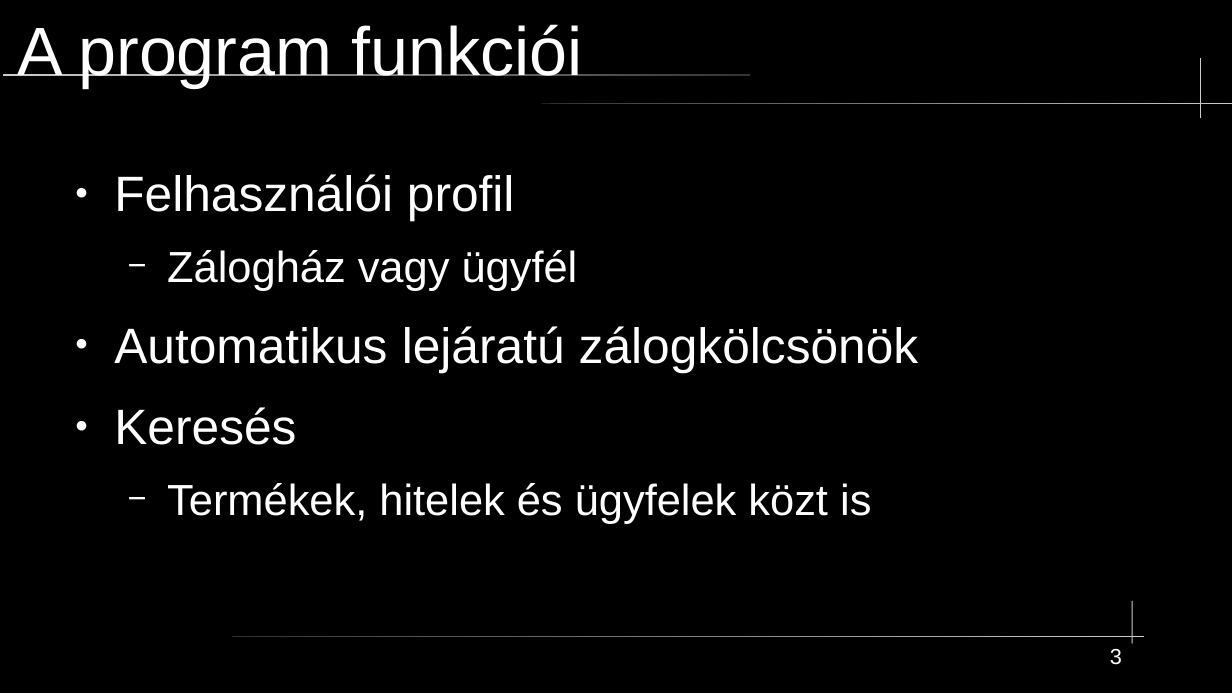
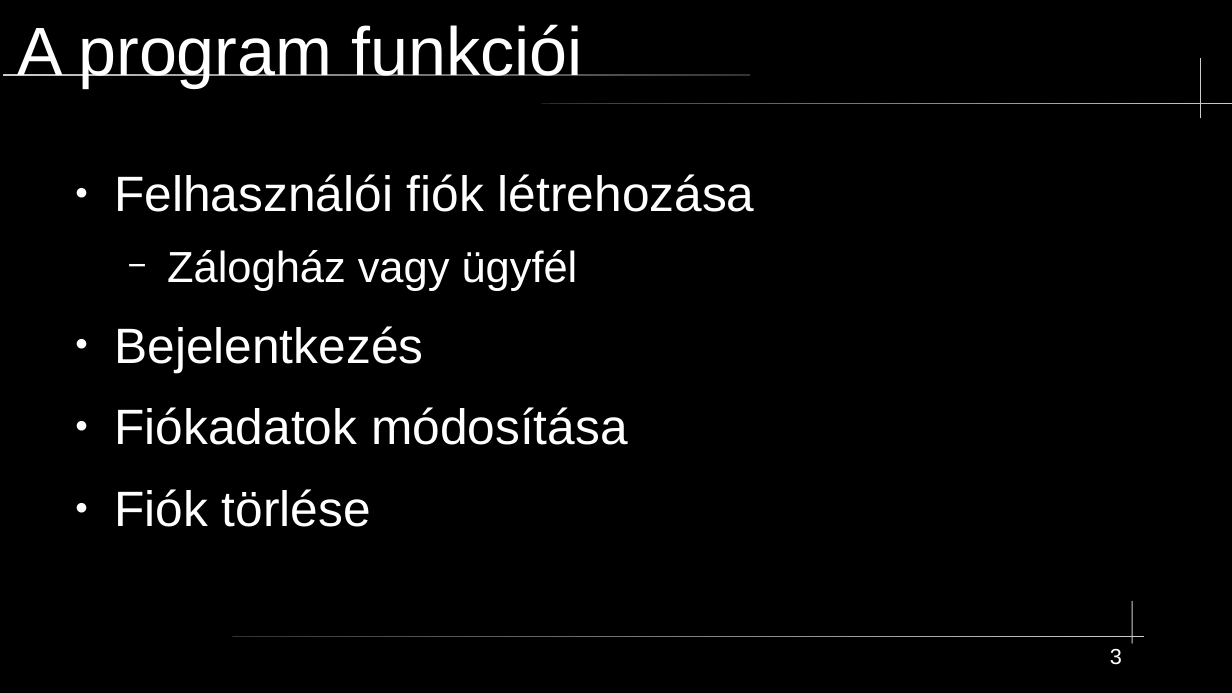
Before and after one commit to mikobalint-szbi/PawnHub, a slide deck: slide 3 of [Developer]/PPT/technikai prezentáció.odp. Drawn at 1232x693 pixels with LibreOffice and Linux fonts; fonts in the diff are those of the drawing. Boxes give left, top, right and bottom in pixels: in the first picture for what was removed or moved away, otherwise in the second. Text is boxed around its words. In the diff, an @@ line names an element or a change of style, - is before the commit and + after.

```diff
--- a/[Developer]/PPT/technikai prezentáció.odp
+++ b/[Developer]/PPT/technikai prezentáció.odp
@@ text at <box>114,174,755,212</box>: text changed @@
-● Felhasználói profil
+● Felhasználói fiók létrehozása
@@ text at <box>114,326,628,527</box>: text changed @@
-● Automatikus lejáratú zálogkölcsönök
-● Keresés
-  − Termékek, hitelek és ügyfelek közt is
+● Bejelentkezés
+● Fiókadatok módosítása
+● Fiók törlése
```
Also in this commit, not shown: 5 other slides changed, 11 slides added, 2 slides removed.
